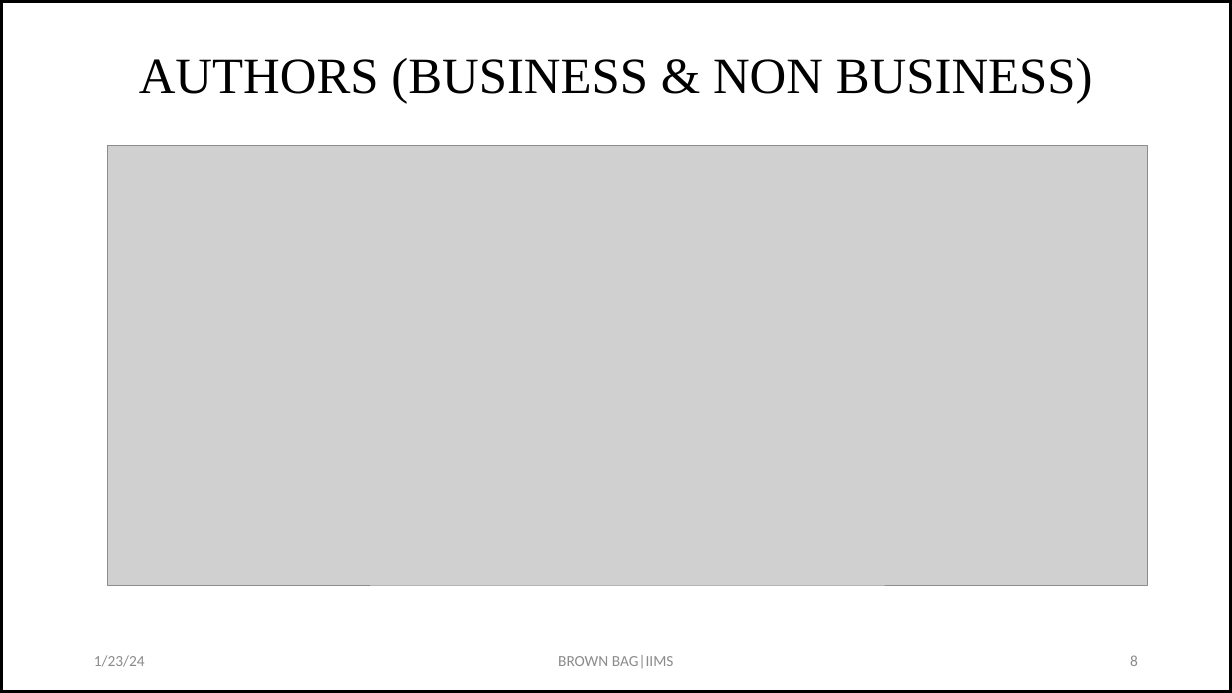
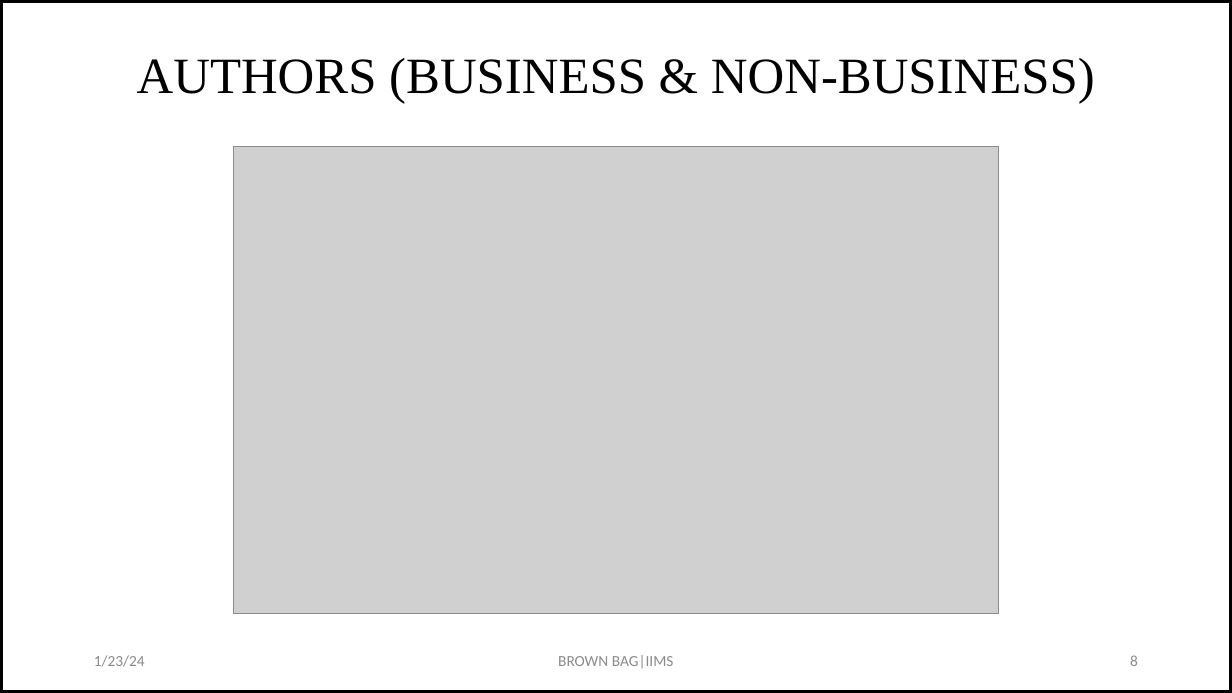
Before and after one commit to drkbhere/Retraction-Analysis, a slide deck: slide 8 of Brownbag-updated.pptx. Drawn at 1232x693 pixels with LibreOffice and Linux fonts; fonts in the diff are those of the drawing; grey boxes stand for pictures. Boxes give left, top, right and bottom in pixels: in the first picture for what was removed or moved away, otherwise in the second. Text is boxed around its words. In the diff, an @@ line names an element or a change of style, - is before the commit and + after.

```diff
--- a/Brownbag-updated.pptx
+++ b/Brownbag-updated.pptx
@@ title at [137,58,1095,103]: text changed @@
-AUTHORS (BUSINESS & NON BUSINESS)
+AUTHORS (BUSINESS & NON-BUSINESS)
@@ picture: place and size @@
-picture at [108,145,1148,585]
+picture at [234,146,999,614]
```
Also in this commit, not shown: 10 other slides changed, 2 slides added, 3 other files.
